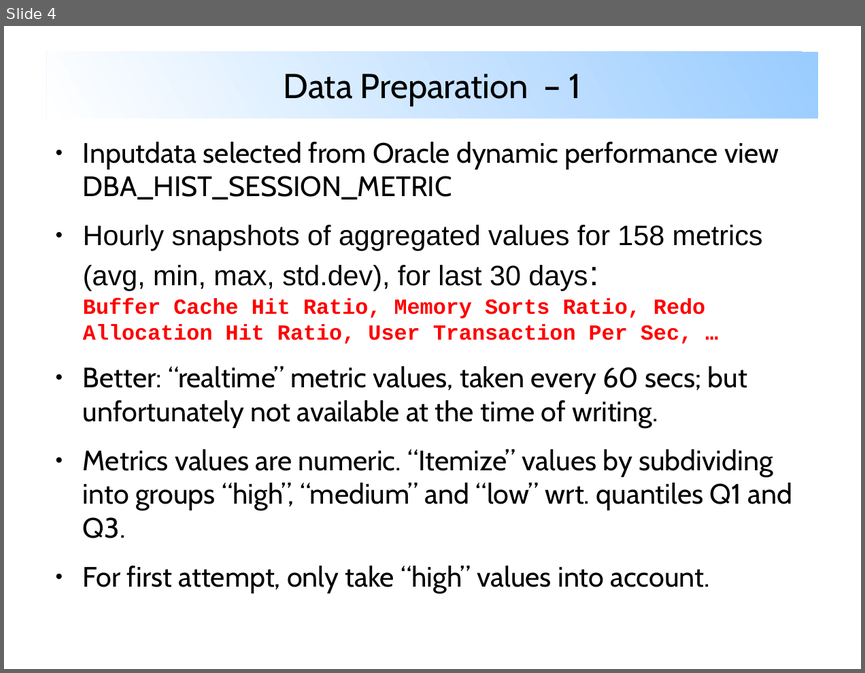
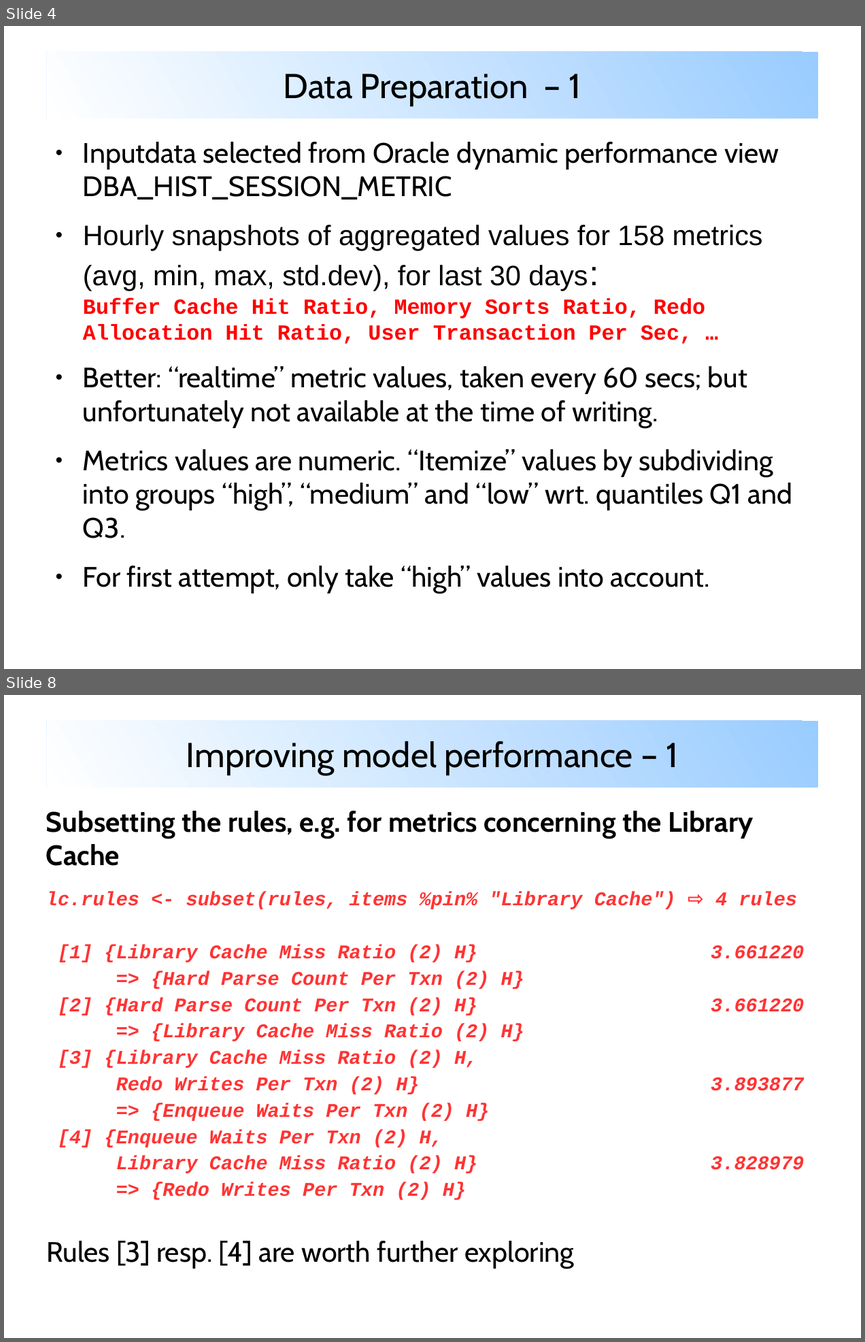
Before and after one commit to mbassi1364/CAS-Applied-Data-Science, a slide deck: Machine-Learning-Project/project.1/metriken.2020-03-14/analysis/prod.dba_hist_sysmetric_summary.2020-02-12-bis-2020-03-14/Report/bassi_oracle_metrics_association_mining.odp. Shown one above the other, each under a label of ours: slide 4 before the commit, slides 4 and 8 after it; the slides between them are not shown. The pictures are 865x673 and 865x1342 pixels, drawn with LibreOffice and Linux fonts; fonts in the diff are those of the drawing. Boxes give left, top, right and bottom in pixels: in the first picture for what was removed or moved away, otherwise in the second. Text is boxed around its words. In the diff, an @@ line names an element or a change of style, - is before the commit and + after.

```diff
--- a/Machine-Learning-Project/project.1/metriken.2020-03-14/analysis/prod.dba_hist_sysmetric_summary.2020-02-12-bis-2020-03-14/Report/bassi_oracle_metrics_association_mining.odp
+++ b/Machine-Learning-Project/project.1/metriken.2020-03-14/analysis/prod.dba_hist_sysmetric_summary.2020-02-12-bis-2020-03-14/Report/bassi_oracle_metrics_association_mining.odp
@@ slide 8 added at <box>4,695,861,1338</box>, background #FFFFFF @@
@@ title added at <box>47,721,818,787</box>, fill gradient #99CCFF to #FFFFFF, 32 pt, text #000000 @@
+Improving model performance – 1
@@ text added at <box>46,811,797,1200</box>, 18 pt, text #FF3333, bold, italic @@
+Subsetting the rules, e.g. for metrics concerning the Library Cache
+lc.rules <- subset(rules, items %pin% "Library Cache") ⇨ 4 rules
+[1] {Library Cache Miss Ratio (2) H} 3.661220
+=> {Hard Parse Count Per Txn (2) H}
+[2] {Hard Parse Count Per Txn (2) H} 3.661220
+=> {Library Cache Miss Ratio (2) H}
+[3] {Library Cache Miss Ratio (2) H,
+Redo Writes Per Txn (2) H} 3.893877
+=> {Enqueue Waits Per Txn (2) H}
+[4] {Enqueue Waits Per Txn (2) H,
+Library Cache Miss Ratio (2) H} 3.828979
+=> {Redo Writes Per Txn (2) H}
@@ text added at <box>46,1240,574,1268</box>, 26 pt, text #000000 @@
+Rules [3] resp. [4] are worth further exploring
```
Also in this commit, not shown: 2 slides changed, 2 other slides added.
